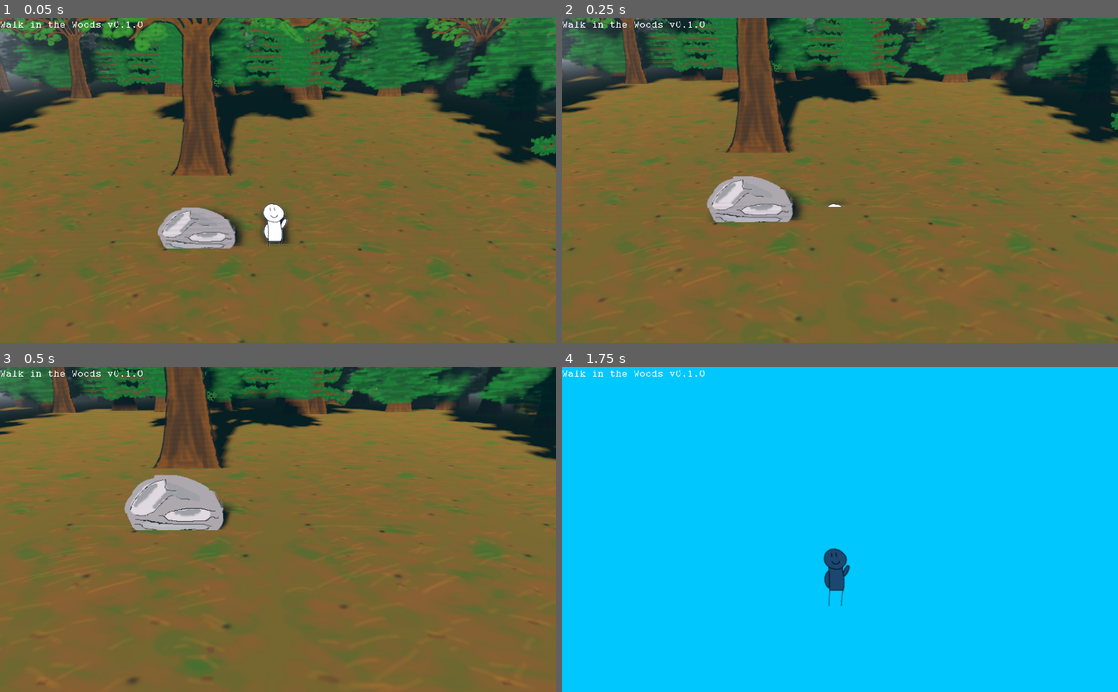
Above: before the commit, frames 1-4 (two rows, left to right).
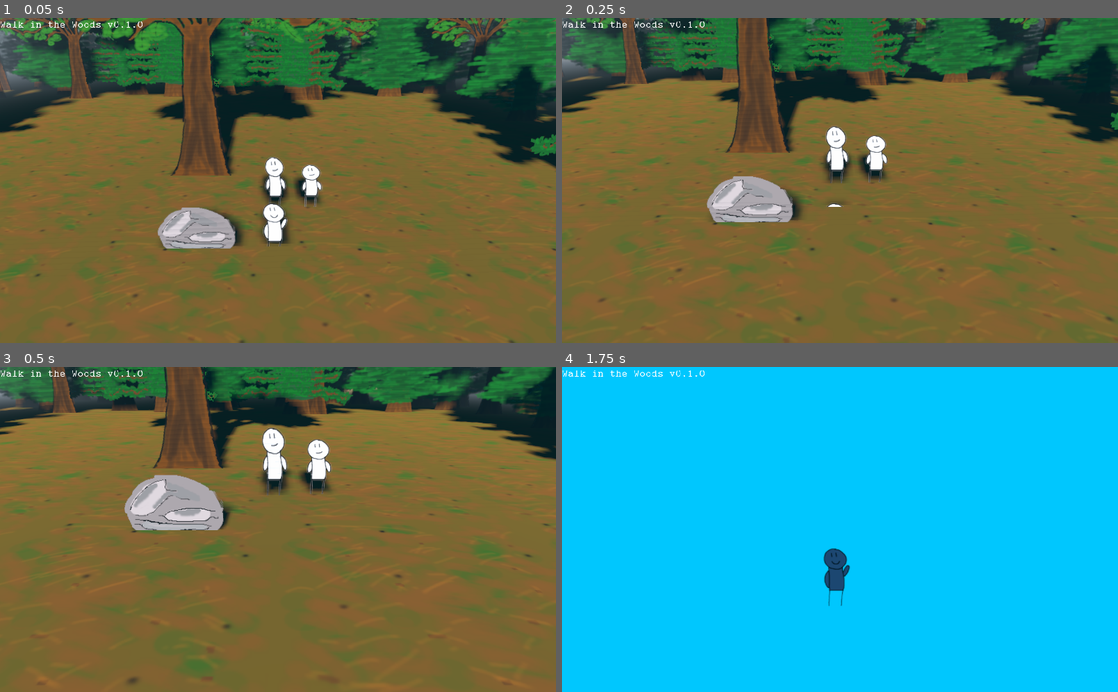
Above: after the commit, the same moments.

Repository: Schoperation/AllTheStarsAtNight
Game: Godot game, scene res://world/World.tscn
The game is run twice, just before and just after one commit, with the same random seed, the same clock (stepped at 60 frames per second) and the same inputs.
Inputs (mouse positions are in pixels of both pictures, inside the frame that each line leads up to):
- Up to frame 1 (0.05 s): no input
- Up to frame 2 (0.25 s): no input
- Up to frame 3 (0.5 s): no input
- Up to frame 4 (1.75 s): move the mouse to (962, 513) at 0.52 s; hold D (move_right) 0.53-1.28 s; tap Mouse wheel up (zoom_in) at 0.6 s; click (962, 513) at 0.67 s; move the mouse to (728, 545) at 1.27 s; hold S (move_down) from 1.28 s (still down); tap Mouse wheel down (zoom_out) at 1.35 s

The runs differ from the first frame. In frame 1, 1.0% of the frame differs, in the area x 47-59%, y 42-59%; in frame 2, 1.2%; in frame 3, 1.5%, in the area x 46-60%, y 18-40%; in frame 4, nothing differs.

Commit message:
Started addming followers

Diff:
--- /dev/null
+++ b/follower/Follower.gd
@@ -0,0 +1,19 @@
+extends StaticBody
+
+"""
+Code for Barfite and Vigil wooooo
+"""
+
+export var isBarfite = true
+var player
+
+func _ready():
+	player = get_parent().get_node("Player")
+
+func _process(delta):
+	pathfind()
+
+# Travel to the player... so far just straight lines
+func pathfind():
+
+	var distance = self.transform.origin.distance_to(player.transform.origin)
--- /dev/null
+++ b/follower/Follower.tscn
@@ -0,0 +1,28 @@
+[gd_scene load_steps=5 format=2]
+
+[ext_resource path="res://assets/follower.png" type="Texture" id=1]
+[ext_resource path="res://follower/Follower.gd" type="Script" id=2]
+
+[sub_resource type="BoxShape" id=2]
+extents = Vector3( 1.14223, 2.90135, 0.152363 )
+
+[sub_resource type="SpriteFrames" id=1]
+animations = [ {
+"frames": [ ExtResource( 1 ) ],
+"loop": true,
+"name": "default",
+"speed": 5.0
+} ]
+
+[node name="Follower" type="StaticBody"]
+script = ExtResource( 2 )
+
+[node name="CollisionShape" type="CollisionShape" parent="."]
+transform = Transform( 1, 0, 0, 0, 0.900698, 0.434445, 0, -0.434445, 0.900698, 0, 0, 0 )
+shape = SubResource( 2 )
+
+[node name="AnimatedSprite3D" type="AnimatedSprite3D" parent="."]
+transform = Transform( 1, 0, 0, 0, 0.900698, 0.434445, 0, -0.434445, 0.900698, 0, 0, 0 )
+shaded = true
+alpha_cut = 2
+frames = SubResource( 1 )
--- a/world/World.tscn
+++ b/world/World.tscn
@@ -8,6 +8,7 @@
 [ext_resource path="res://environment/Rock.tscn" type="PackedScene" id=6]
 [ext_resource path="res://ui/UI.tscn" type="PackedScene" id=7]
 [ext_resource path="res://ui/Zoom.gd" type="Script" id=8]
+[ext_resource path="res://follower/Follower.tscn" type="PackedScene" id=9]
 
 [sub_resource type="Environment" id=1]
 background_mode = 1
@@ -44,6 +45,15 @@
 far = 360.7
 script = ExtResource( 8 )
 
+[node name="Barfite" parent="." instance=ExtResource( 9 )]
+transform = Transform( 1, 0, 0, 0, 1.21577, 0, 0, 0, 1, -0.00697756, 2.56374, -5.71418 )
+input_capture_on_drag = true
+
+[node name="Vigil" parent="." instance=ExtResource( 9 )]
+transform = Transform( 1, 0, 0, 0, 0.952302, 0, 0, 0, 0.878157, 4.15113, 2.2383, -5.86996 )
+input_capture_on_drag = true
+isBarfite = false
+
 [node name="Sun" type="DirectionalLight" parent="."]
 transform = Transform( 0.999126, -0.0326857, 0.0260418, 0.00080103, 0.638, 0.770036, -0.0417838, -0.769343, 0.637469, -0.668901, 23.358, 1.22445 )
 light_energy = 1.52
@@ -54,7 +64,6 @@
 
 [node name="DayCycle" type="Timer" parent="Sun"]
 wait_time = 0.05
-autostart = true
 
 [node name="OriginChunk" parent="." instance=ExtResource( 2 )]
 
Binary file added: assets/follower.png
Not shown, added: assets/follower.png.import
Not shown: 1 places in world/World.tscn that only renumber resources
